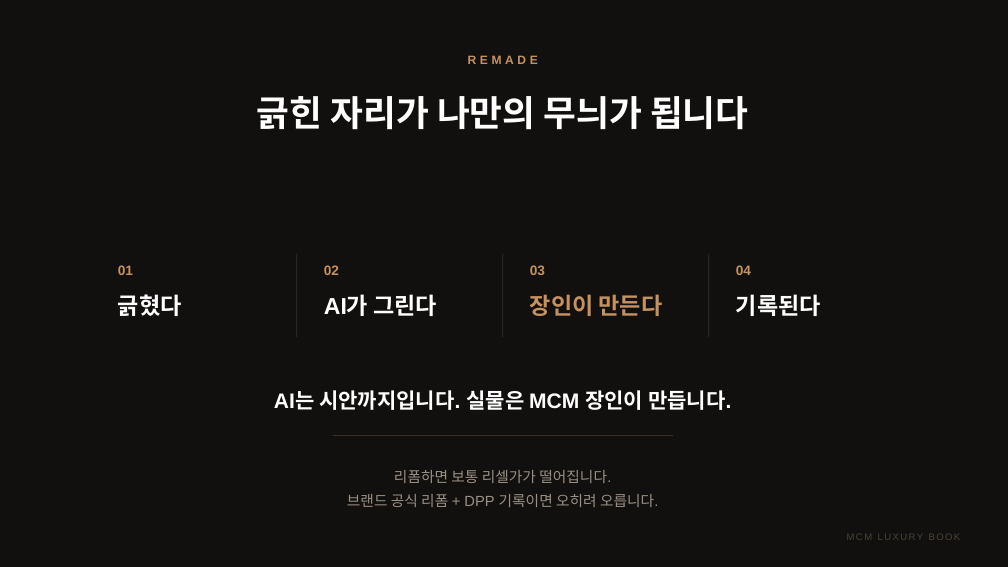
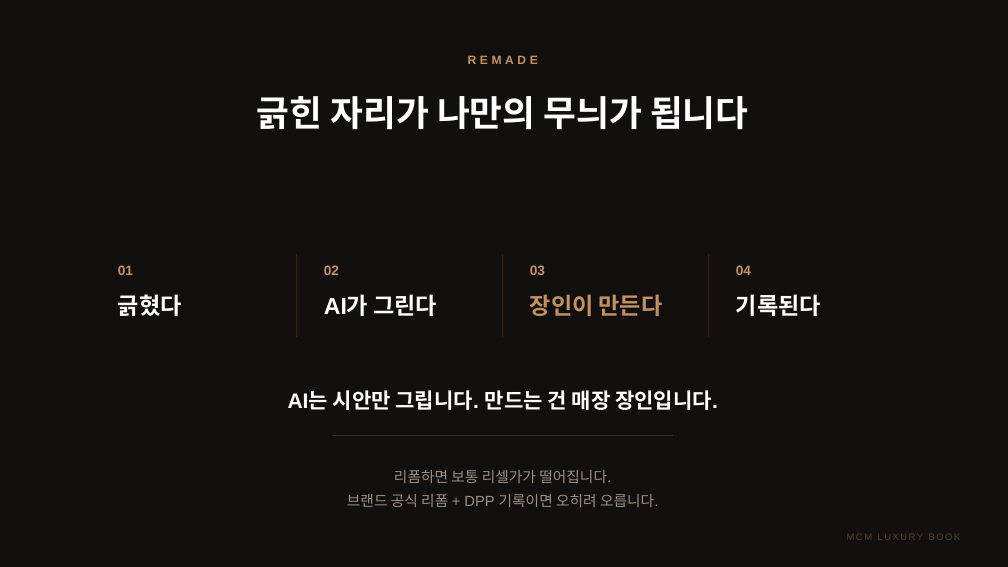
Before and after one commit to elominatedCloud/likeGonzi, a slide deck: slide 23 of docs/ir/MCM_Luxury_Book_IR.pptx. Drawn at 1008x567 pixels with LibreOffice and Linux fonts; fonts in the diff are those of the drawing; background and template pictures are left out. Boxes give left, top, right and bottom in pixels: in the first picture for what was removed or moved away, otherwise in the second. Text is boxed around its words. In the diff, an @@ line names an element or a change of style, - is before the commit and + after.

```diff
--- a/docs/ir/MCM_Luxury_Book_IR.pptx
+++ b/docs/ir/MCM_Luxury_Book_IR.pptx
@@ text at [288, 390, 718, 410]: text changed @@
-AI는 시안까지입니다. 실물은 MCM 장인이 만듭니다.
+AI는 시안만 그립니다. 만드는 건 매장 장인입니다.
```
Also in this commit, not shown: 21 other slides changed, 3 other files.
